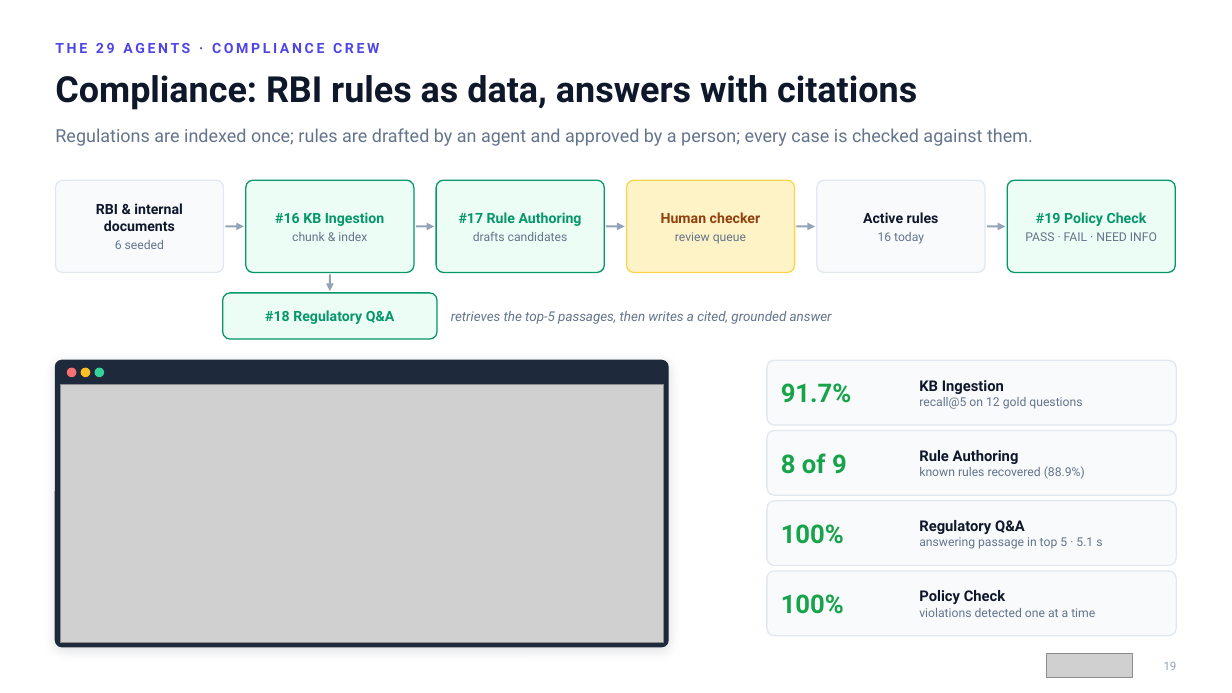
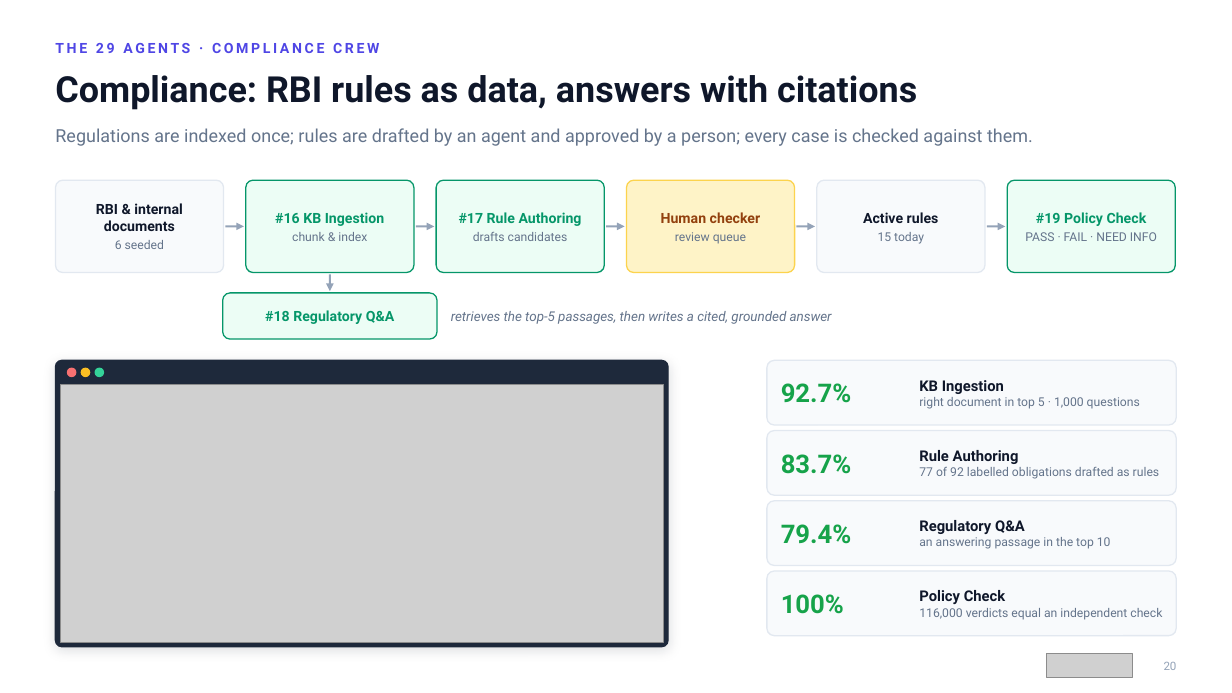
Before and after one commit to ShreyasBile/FinSight, a slide deck: slide 20 of docs/reports/07-FinSight-Project-Presentation.pptx (slide 19 before the commit). Drawn at 1232x693 pixels with LibreOffice and Linux fonts; fonts in the diff are those of the drawing; grey boxes stand for pictures. Boxes give left, top, right and bottom in pixels: in the first picture for what was removed or moved away, otherwise in the second. Text is boxed around its words. In the diff, an @@ line names an element or a change of style, - is before the commit and + after.

```diff
--- a/docs/reports/07-FinSight-Project-Presentation.pptx
+++ b/docs/reports/07-FinSight-Project-Presentation.pptx
@@ text at [878,232,924,244]: text changed @@
-16 today
+15 today
@@ text at [781,383,852,403]: text changed @@
-91.7%
+92.7%
@@ text at [919,397,1140,409]: text changed @@
-recall@5 on 12 gold questions
+right document in top 5 · 1,000 questions
@@ text at [781,454,852,474]: text changed @@
-8 of 9
+83.7%
@@ text at [919,467,1159,479]: text changed @@
-known rules recovered (88.9%)
+77 of 92 labelled obligations drafted as rules
@@ text at [781,524,852,544]: text changed @@
-100%
+79.4%
@@ text at [919,537,1111,549]: text changed @@
-answering passage in top 5 · 5.1 s
+an answering passage in the top 10
@@ text at [919,608,1162,620]: text changed @@
-violations detected one at a time
+116,000 verdicts equal an independent check
@@ text at [1164,662,1177,670]: text changed @@
-19
+20
```
Also in this commit, not shown: 36 other slides changed, 4 slides added, 1 slide removed, 26 other files.
